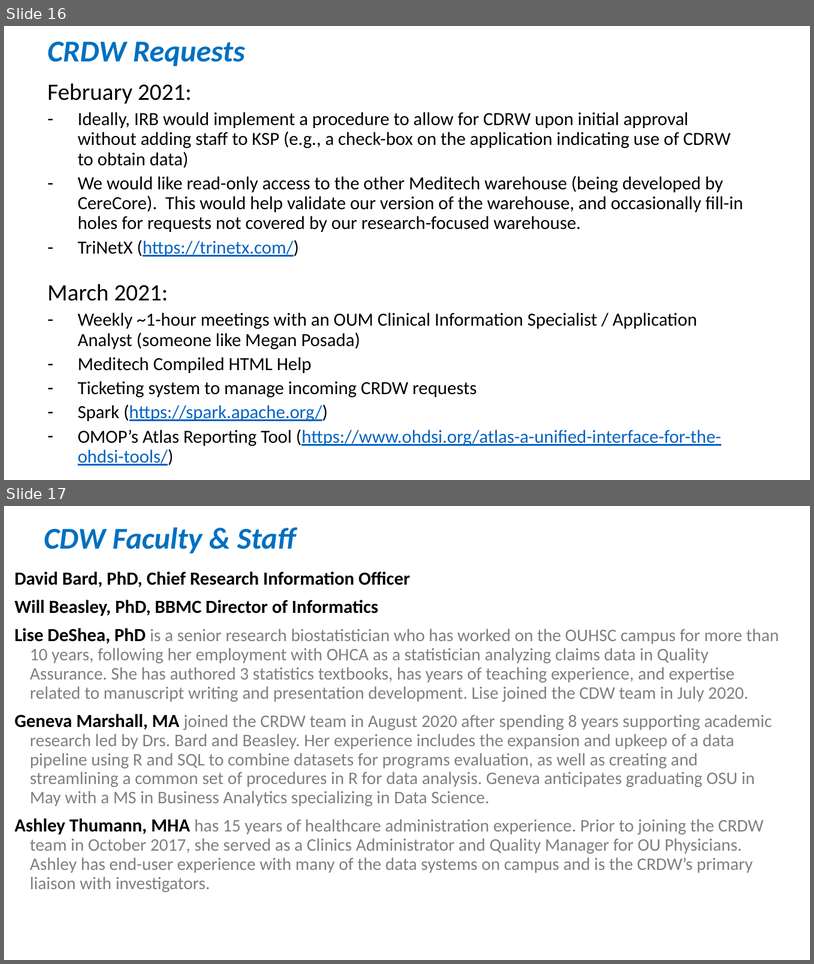
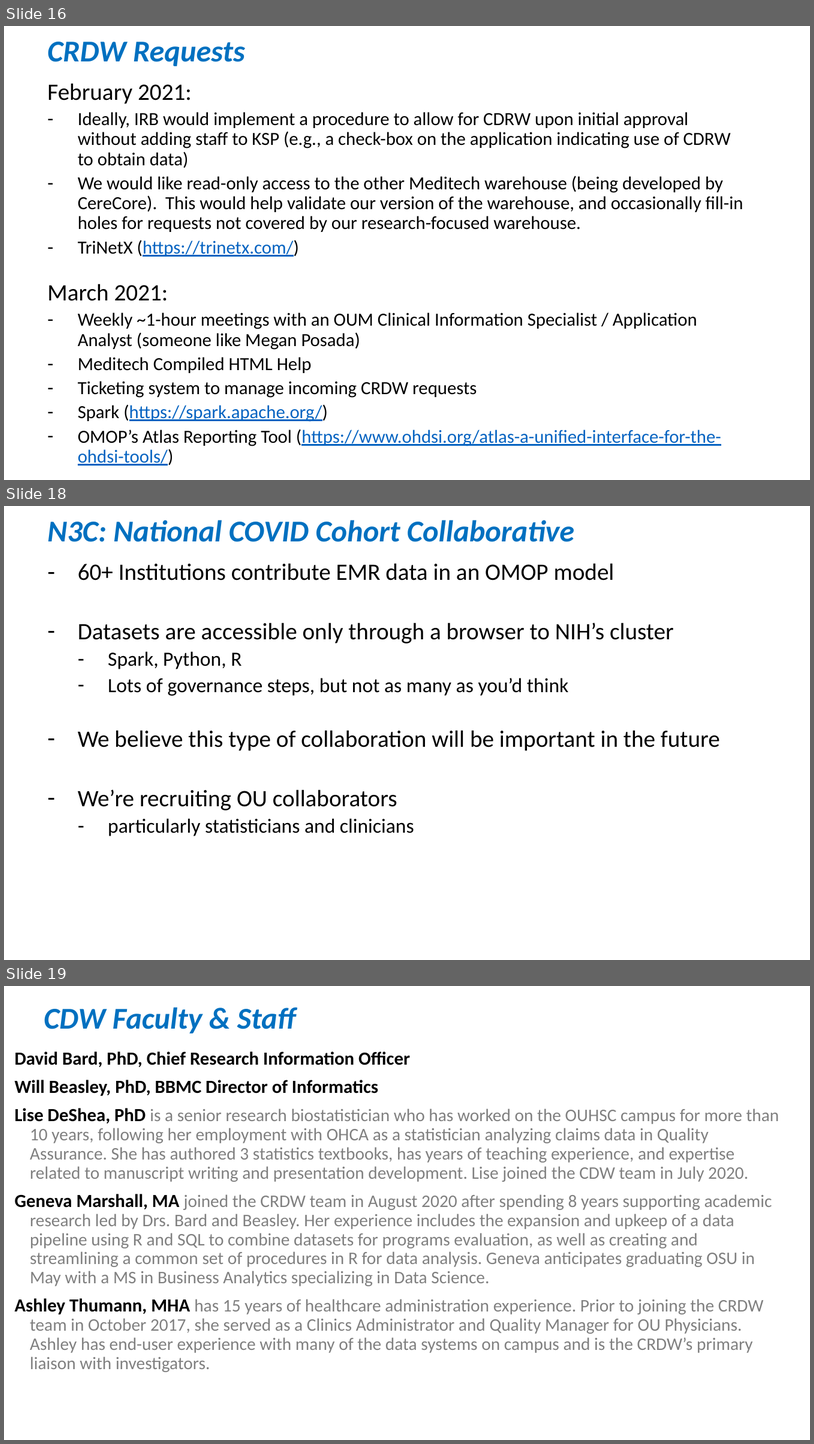
Before and after one commit to OuhscBbmc/prairie-outpost-public, a slide deck: publications/presentation-2021-04-oumbi/crdw-2021-04.pptx. Shown one above the other, each under a label of ours: slides 16 and 17 before the commit, slides 16, 18 and 19 after it; the slides between them are not shown. The pictures are 814x964 and 814x1444 pixels, drawn with LibreOffice and Linux fonts; fonts in the diff are those of the drawing. Boxes give left, top, right and bottom in pixels: in the first picture for what was removed or moved away, otherwise in the second. Text is boxed around its words. In the diff, an @@ line names an element or a change of style, - is before the commit and + after.

```diff
--- a/publications/presentation-2021-04-oumbi/crdw-2021-04.pptx
+++ b/publications/presentation-2021-04-oumbi/crdw-2021-04.pptx
@@ slide 18 added at bbox=[4, 506, 810, 960], background #FFFFFF @@
@@ title added at bbox=[47, 520, 575, 542], 36 pt, text #0070C0, bold, italic @@
+N3C: National COVID Cohort Collaborative
@@ text added at bbox=[78, 563, 720, 836], 28 pt, text #000000 @@
+  – 60+ Institutions contribute EMR data in an OMOP model
+  – Datasets are accessible only through a browser to NIH’s cluster
+    – Spark, Python, R
+    – Lots of governance steps, but not as many as you’d think
+  – We believe this type of collaboration will be important in the future
+  – We’re recruiting OU collaborators
+    – particularly statisticians and clinicians
@@ what was slide 17 is now slide 19 @@
```
Also in this commit, not shown: 1 other slide added.
